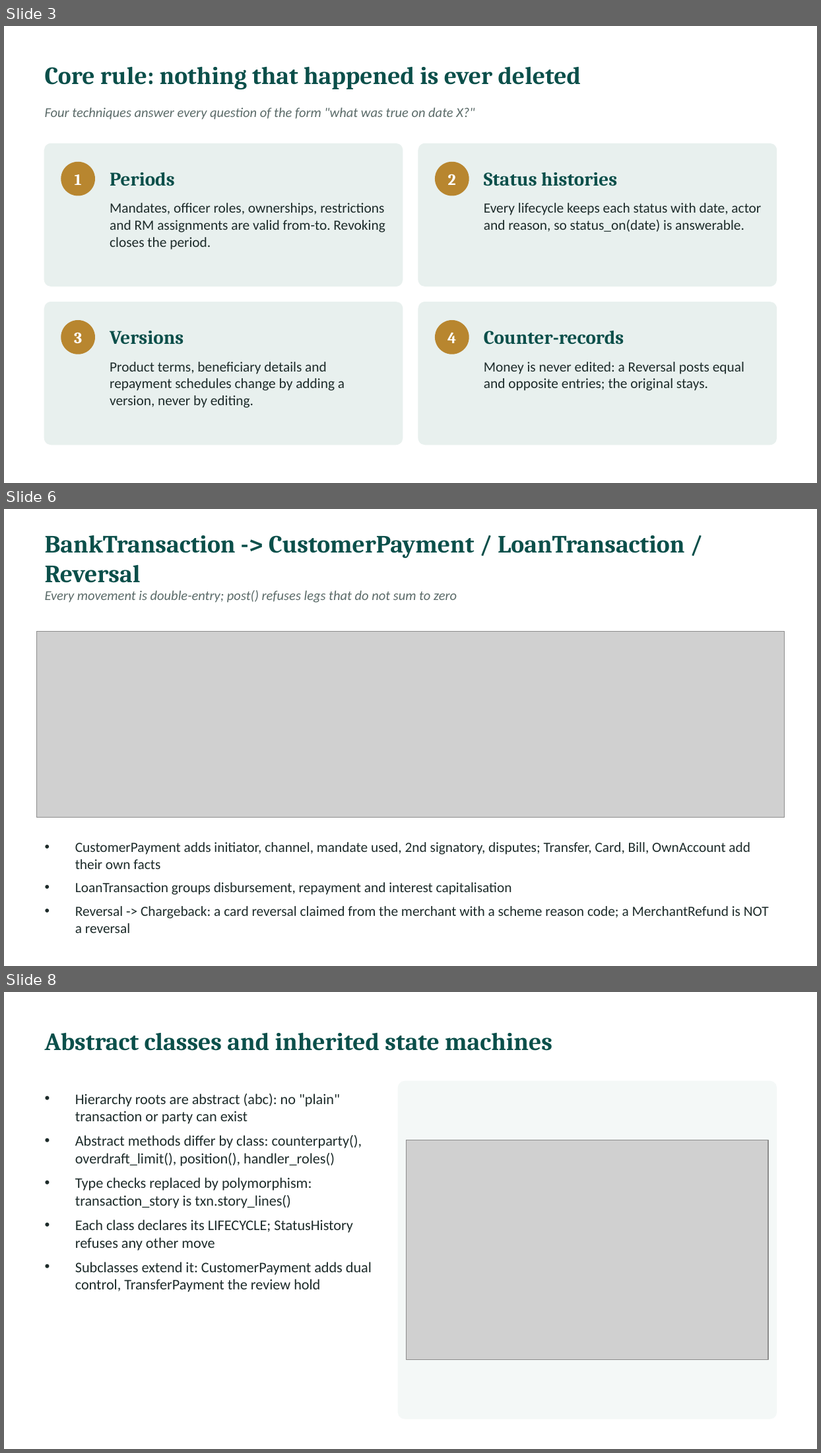
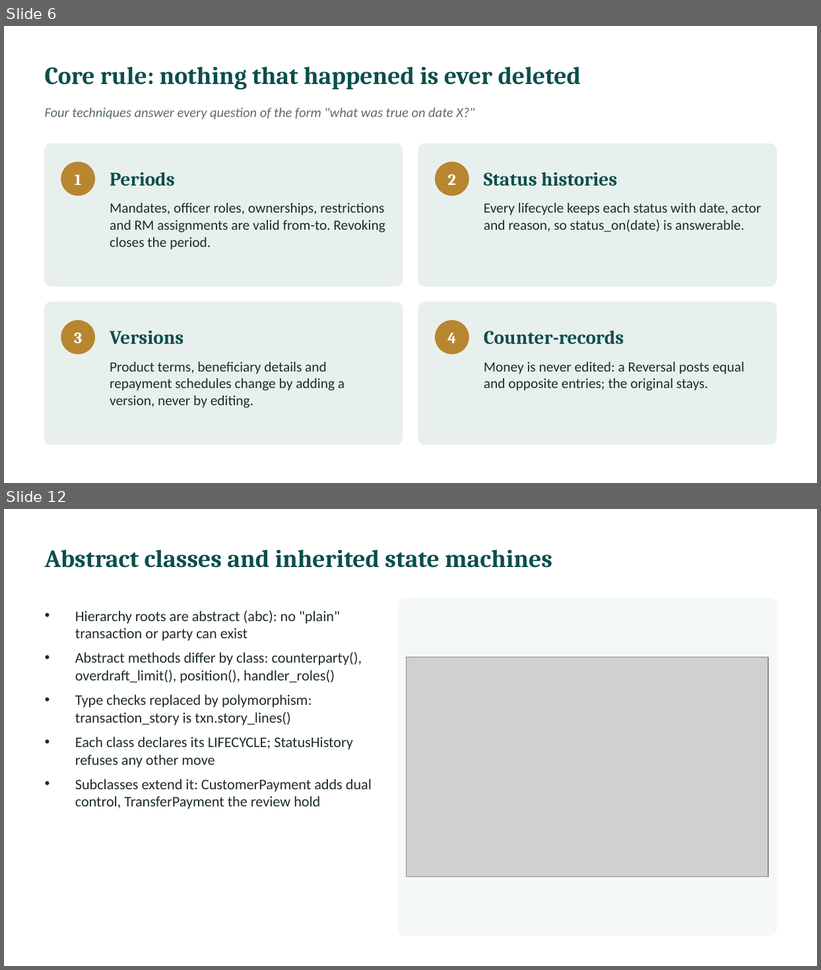
Before and after one commit to l255668-hash/commercial-banking, a slide deck: docs/Viva_Presentation.pptx. Shown one above the other, each under a label of ours: slides 3, 6 and 8 before the commit, slides 6 and 12 after it; the slides between them are not shown. The pictures are 821x1453 and 821x970 pixels, drawn with LibreOffice and Linux fonts; fonts in the diff are those of the drawing; grey boxes stand for pictures. Boxes give left, top, right and bottom in pixels: in the first picture for what was removed or moved away, otherwise in the second. Text is boxed around its words. In the diff, an @@ line names an element or a change of style, - is before the commit and + after.

```diff
--- a/docs/Viva_Presentation.pptx
+++ b/docs/Viva_Presentation.pptx
@@ slide 6 removed at box(4, 509, 817, 966), background #FFFFFF @@
@@ text removed at box(45, 535, 684, 583) @@
-BankTransaction -> CustomerPayment / LoanTransaction / Reversal
@@ text removed at box(45, 590, 457, 603) @@
-Every movement is double-entry; post() refuses legs that do not sum to zero
@@ picture removed at box(36, 632, 785, 818) @@
@@ text removed at box(75, 842, 769, 933) @@
-• CustomerPayment adds initiator, channel, mandate used, 2nd signatory, disputes; Transfer, Card, Bill, OwnAccount add their own facts
-• LoanTransaction groups disbursement, repayment and interest capitalisation
-• Reversal -> Chargeback: a card reversal claimed from the merchant with a scheme reason code; a MerchantRefund is NOT a reversal
@@ what was slide 3 is now slide 6 @@
@@ what was slide 8 is now slide 12 @@
```
Also in this commit, not shown: 3 slides changed, 8 slides added, 2 other slides removed, 6 other files.
